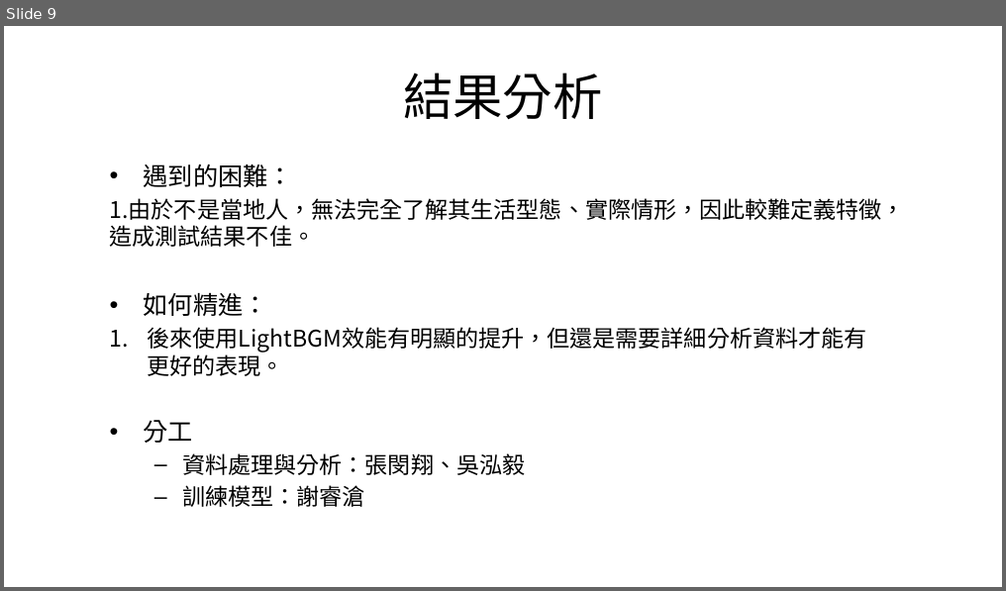
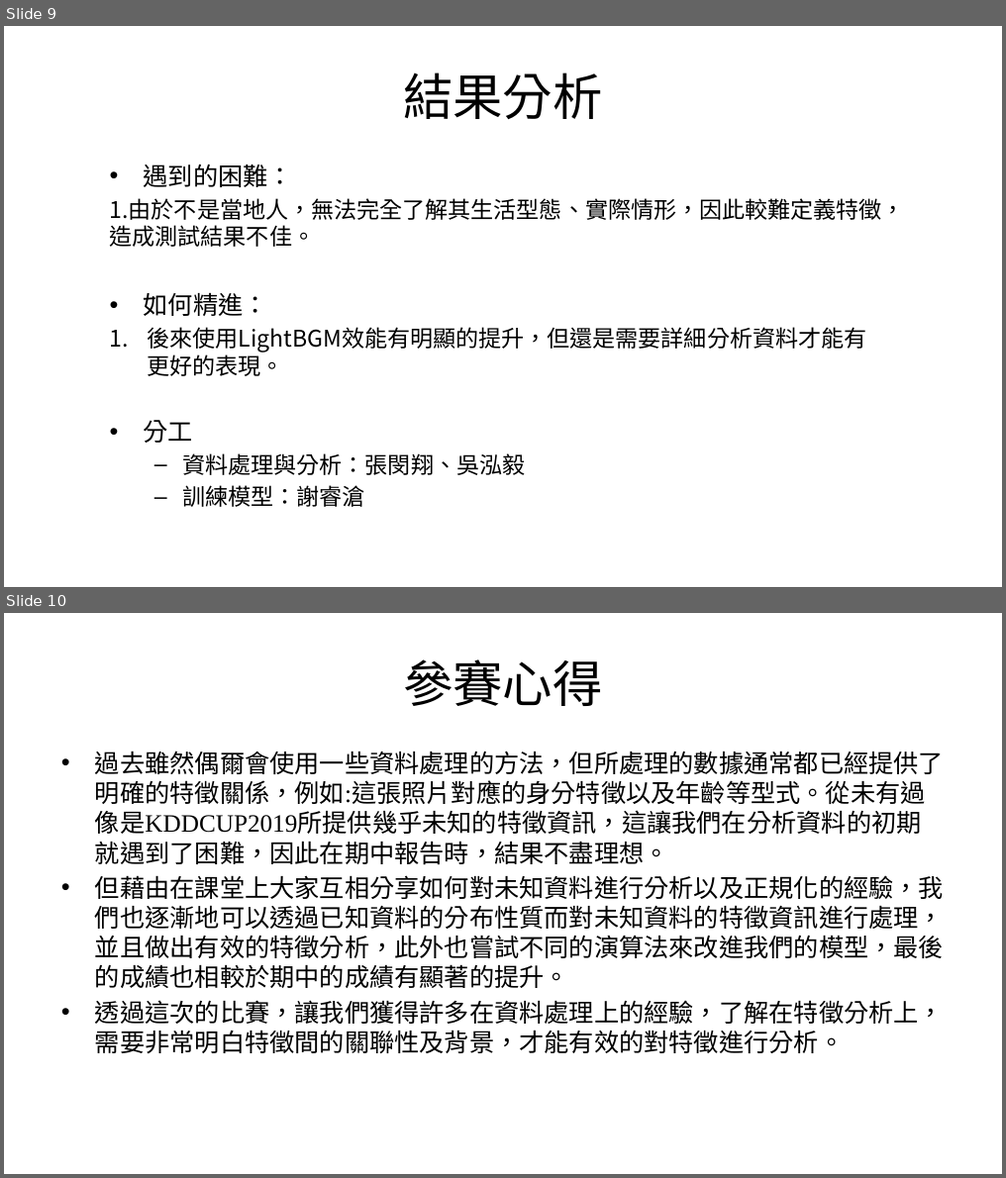
Before and after one commit to tping812/108-NN-homework2, a slide deck: M10703430/第二十一組_期末報告.pptx. Shown one above the other, each under a label of ours: slide 9 before the commit, slides 9 and 10 after it. The pictures are 1006x591 and 1006x1178 pixels, drawn with LibreOffice and Linux fonts; fonts in the diff are those of the drawing; background and template pictures are left out. Boxes give left, top, right and bottom in pixels: in the first picture for what was removed or moved away, otherwise in the second. Text is boxed around its words. In the diff, an @@ line names an element or a change of style, - is before the commit and + after.

Commit message:
final report group 21_modify

```diff
--- a/M10703430/第二十一組_期末報告.pptx
+++ b/M10703430/第二十一組_期末報告.pptx
@@ slide 10 added at (4, 613, 1002, 1174), background picture (left out) @@
@@ title added at (403, 660, 603, 706), 48 pt, text #000000 @@
+參賽心得
@@ text added at (95, 751, 944, 1054), 24 pt, text #000000 @@
+• 過去雖然偶爾會使用一些資料處理的方法，但所處理的數據通常都已經提供了明確的特徵關係，例如:這張照片對應的身分特徵以及年齡等型式。從未有過像是KDDCUP2019所提供幾乎未知的特徵資訊，這讓我們在分析資料的初期就遇到了困難，因此在期中報告時，結果不盡理想。
+• 但藉由在課堂上大家互相分享如何對未知資料進行分析以及正規化的經驗，我們也逐漸地可以透過已知資料的分布性質而對未知資料的特徵資訊進行處理，並且做出有效的特徵分析，此外也嘗試不同的演算法來改進我們的模型，最後的成績也相較於期中的成績有顯著的提升。
+• 透過這次的比賽，讓我們獲得許多在資料處理上的經驗，了解在特徵分析上，需要非常明白特徵間的關聯性及背景，才能有效的對特徵進行分析。
```
